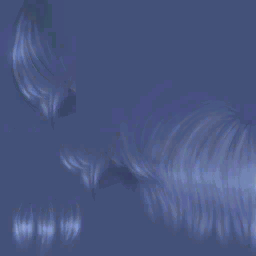
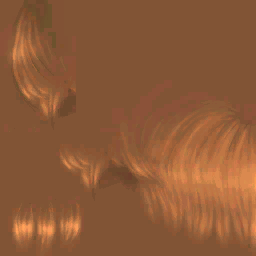
Two versions of the same layered image (256 × 256). Layer-by-layer changes:
added layer "04 copy" (color dodge) above "04" over <box>0,0,256,256</box>
hid "01" over <box>0,0,256,256</box>
